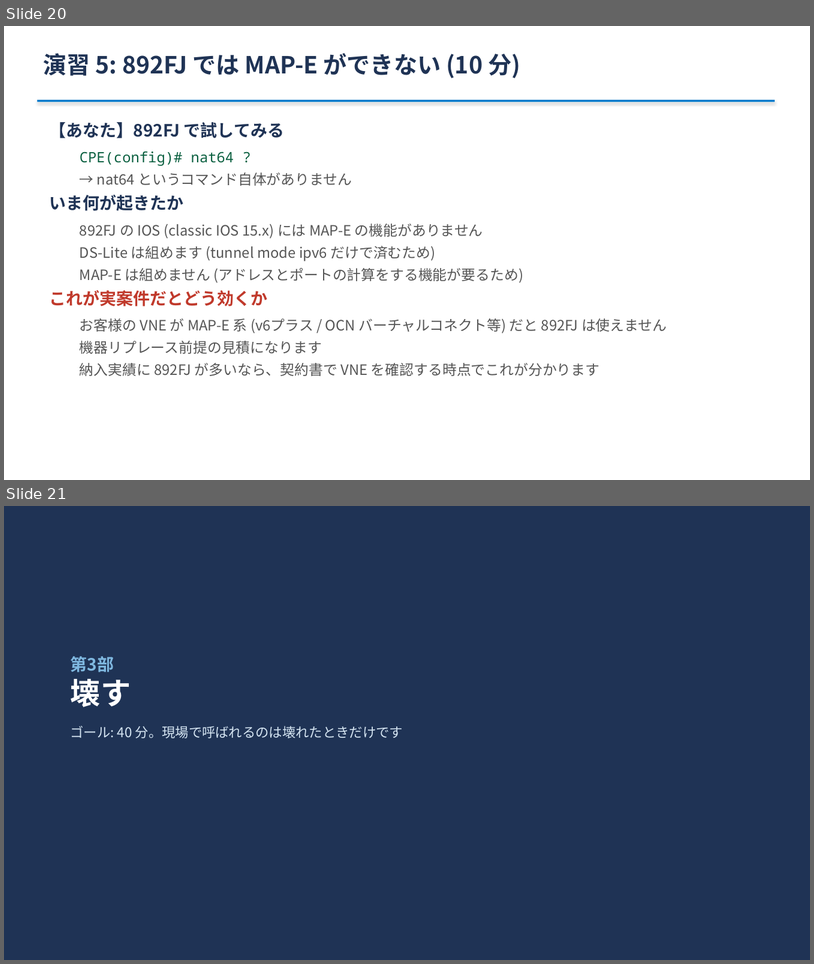
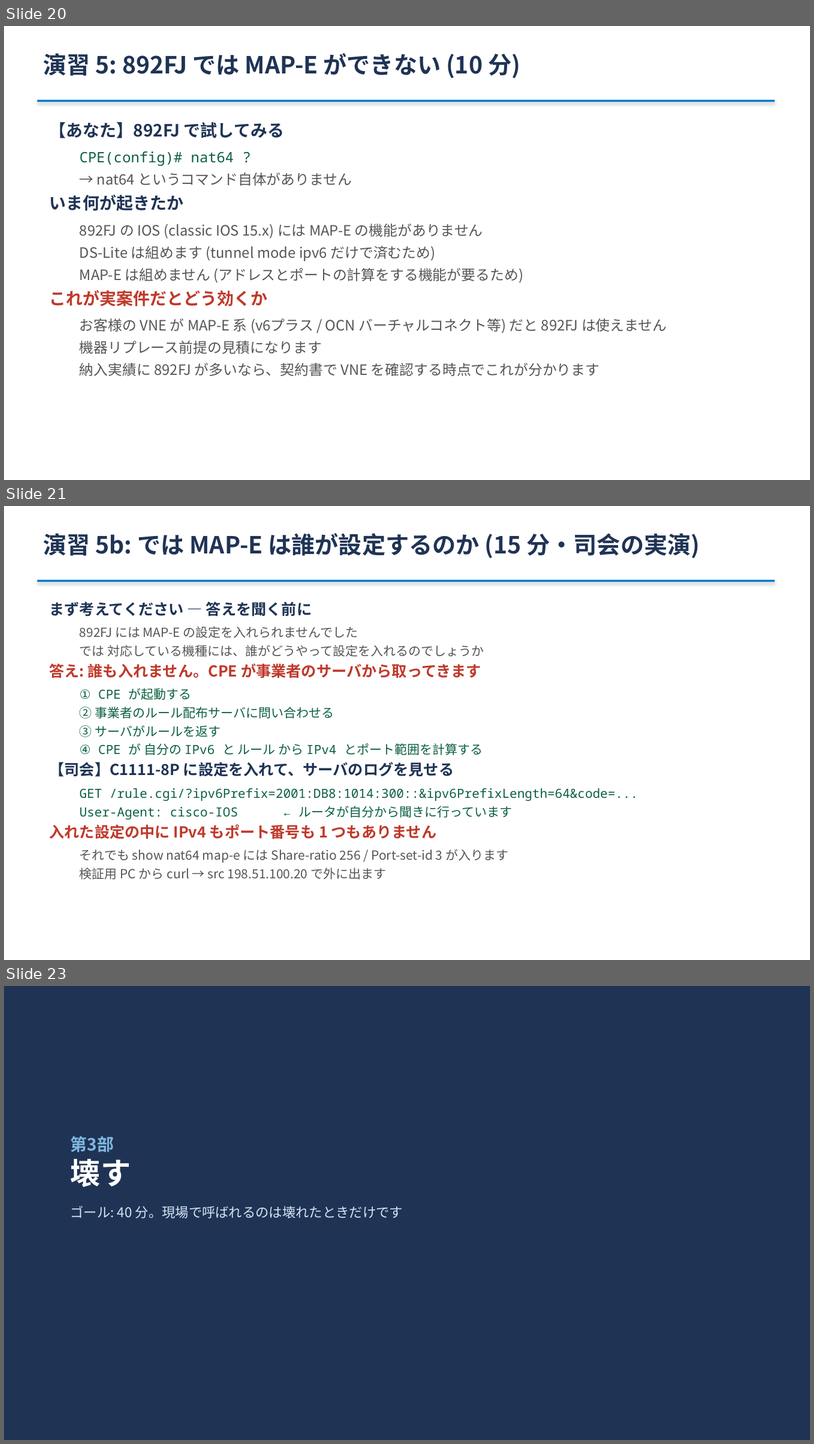
Before and after one commit to ginchankawaii/claude-code-book-template, a slide deck: docs/ipoe-lab/slides/handson.pptx. Shown one above the other, each under a label of ours: slides 20 and 21 before the commit, slides 20, 21 and 23 after it; the slides between them are not shown. The pictures are 814x964 and 814x1444 pixels, drawn with LibreOffice and Linux fonts; fonts in the diff are those of the drawing. Boxes give left, top, right and bottom in pixels: in the first picture for what was removed or moved away, otherwise in the second. Text is boxed around its words. In the diff, an @@ line names an element or a change of style, - is before the commit and + after.

```diff
--- a/docs/ipoe-lab/slides/handson.pptx
+++ b/docs/ipoe-lab/slides/handson.pptx
@@ slide 21 added at (4, 506, 810, 960), background #FFFFFF @@
@@ text added at (43, 533, 701, 558), 28 pt, text #1F3355, bold @@
+演習 5b: では MAP-E は誰が設定するのか (15 分・司会の実演)
@@ rectangle added at (37, 580, 776, 582), fill #007ACC @@
@@ text added at (49, 601, 638, 879), 15 pt, text #0B6040 @@
+まず考えてください — 答えを聞く前に
+  892FJ には MAP-E の設定を入れられませんでした
+  では 対応している機種には、誰がどうやって設定を入れるのでしょうか
+答え: 誰も入れません。CPE が事業者のサーバから取ってきます
+  ① CPE が起動する
+  ② 事業者のルール配布サーバに問い合わせる
+  ③ サーバがルールを返す
+  ④ CPE が 自分の IPv6 と ルール から IPv4 とポート範囲を計算する
+【司会】C1111-8P に設定を入れて、サーバのログを見せる
+  GET /rule.cgi/?ipv6Prefix=2001:DB8:1014:300::&ipv6PrefixLength=64&code=...
+  User-Agent: cisco-IOS ← ルータが自分から聞きに行っています
+入れた設定の中に IPv4 もポート番号も 1 つもありません
+  それでも show nat64 map-e には Share-ratio 256 / Port-set-id 3 が入ります
+  検証用 PC から curl → src 198.51.100.20 で外に出ます
@@ what was slide 21 is now slide 23 @@
```
Also in this commit, not shown: 3 slides changed, 1 other slide added, 6 other files.
